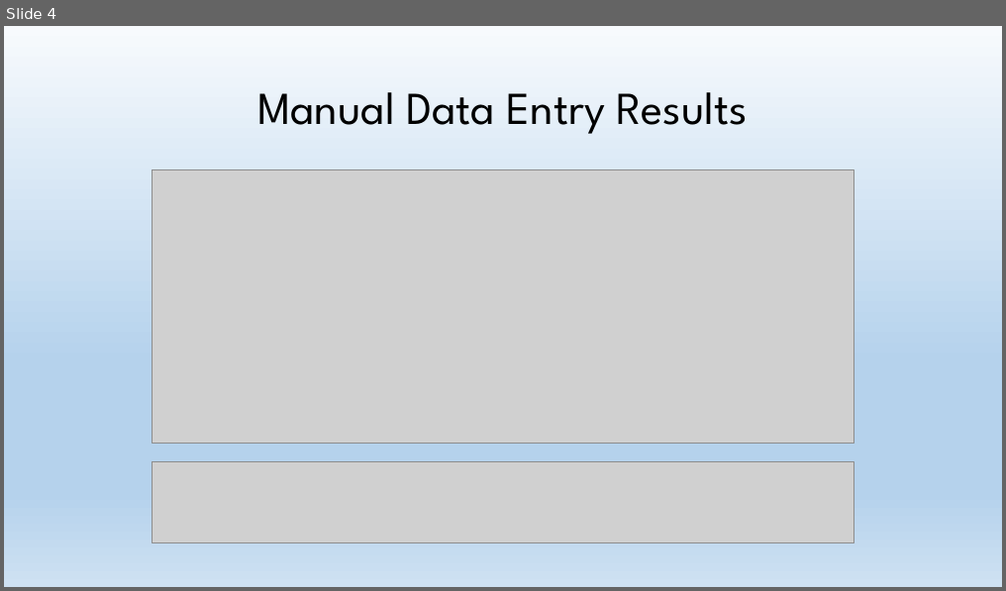
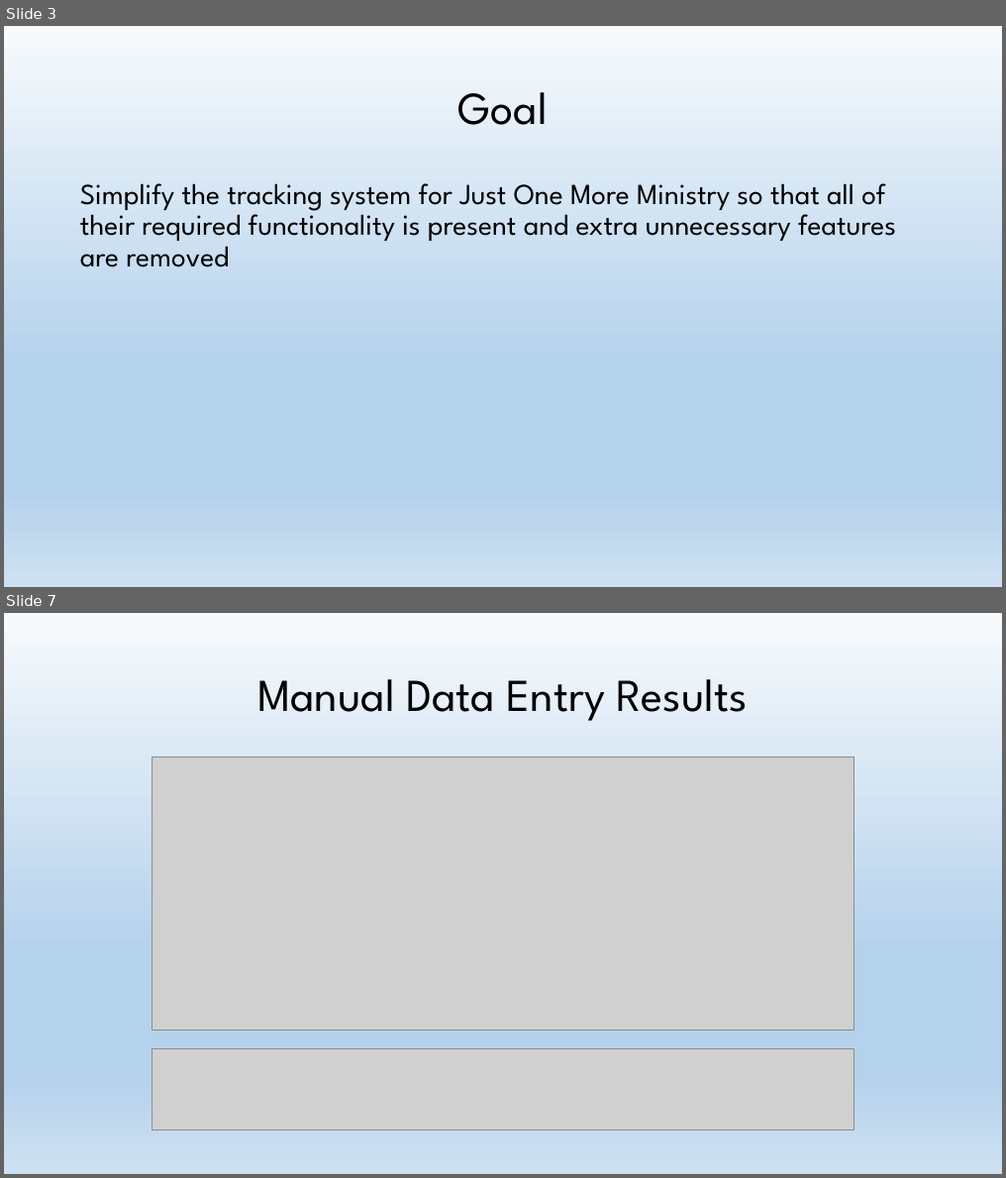
Before and after one commit to ShawnStrong/JustTwoMore, a slide deck: User Eval Report.pptx. Shown one above the other, each under a label of ours: slide 4 before the commit, slides 3 and 7 after it; the slides between them are not shown. The pictures are 1006x591 and 1006x1178 pixels, drawn with LibreOffice and Linux fonts; fonts in the diff are those of the drawing; grey boxes stand for pictures. Boxes give left, top, right and bottom in pixels: in the first picture for what was removed or moved away, otherwise in the second. Text is boxed around its words. In the diff, an @@ line names an element or a change of style, - is before the commit and + after.

```diff
--- a/User Eval Report.pptx
+++ b/User Eval Report.pptx
@@ slide 3 added at (x1=4, y1=26, x2=1002, y2=587), background gradient #F7FAFD to #B5D2EC to #CEE1F2 @@
@@ title added at (x1=458, y1=92, x2=548, y2=125), 44 pt, text #000000 @@
+Goal
@@ text added at (x1=80, y1=183, x2=896, y2=268), 28 pt, text #000000 @@
+Simplify the tracking system for Just One More Ministry so that all of their required functionality is present and extra unnecessary features are removed
@@ what was slide 4 is now slide 7 @@
```
Also in this commit, not shown: 4 slides changed, 3 other slides added, 1 slide removed.
